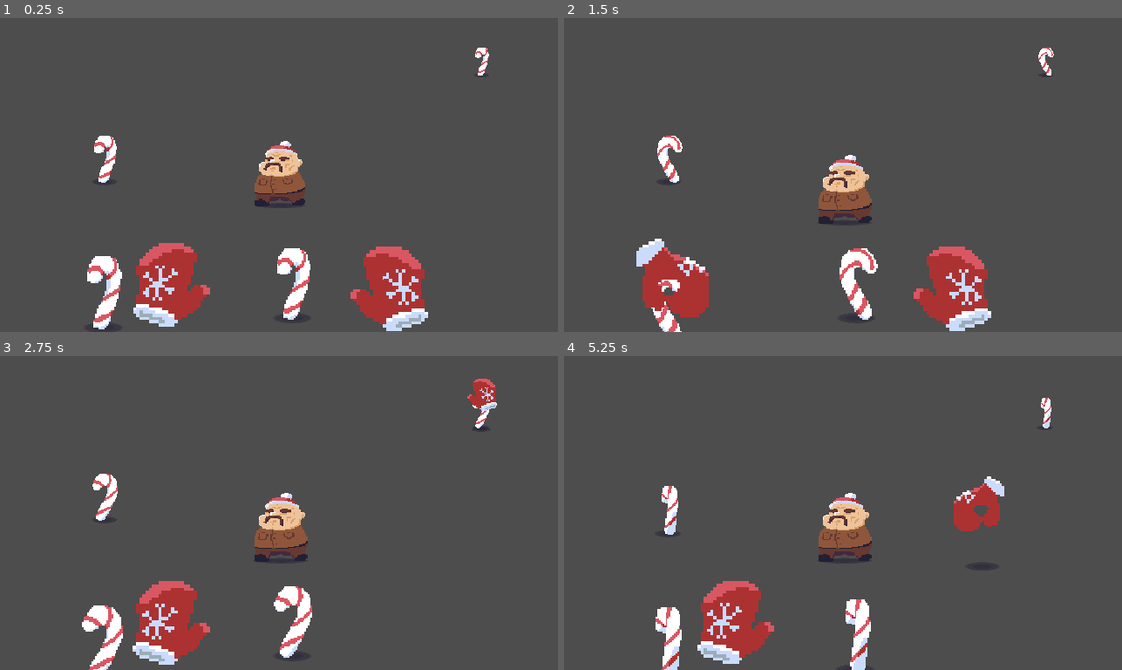
Above: before the commit, frames 1-4 (two rows, left to right).
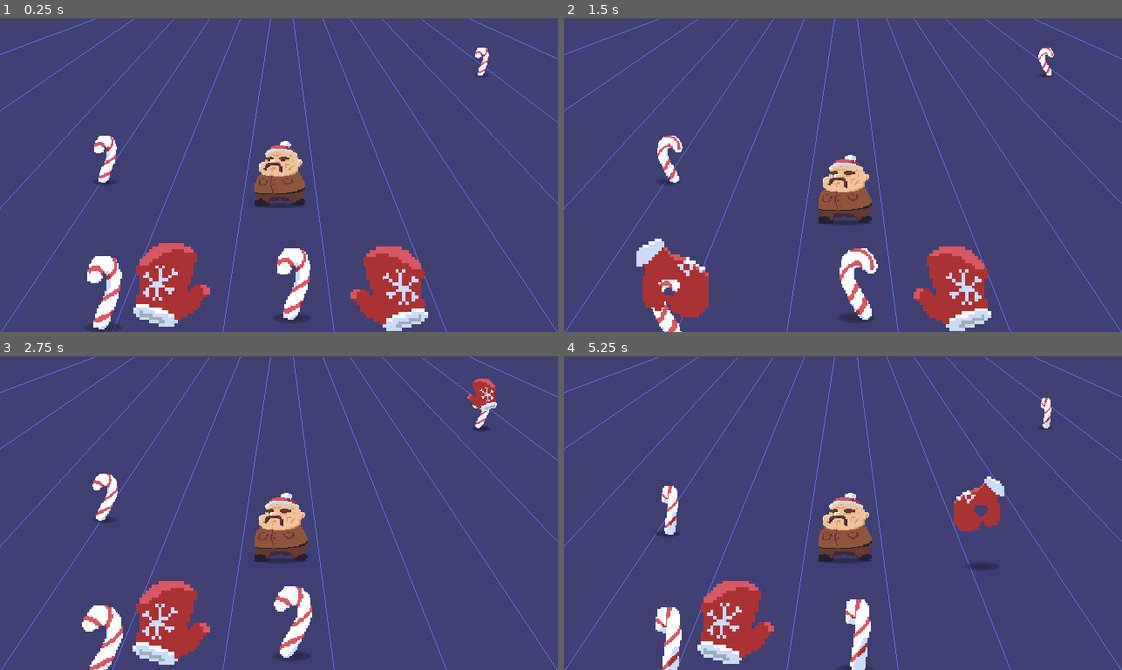
Above: after the commit, the same moments.

Repository: ryan-druffel/game-jam-dec-2024
Game: Godot game, scene res://world/world.tscn
Same seed, same stepped clock (60 frames per second), same inputs: the game is played once before the commit and once after it.
Inputs (mouse positions are in pixels of both pictures, inside the frame that each line leads up to):
- Up to frame 1 (0.25 s): no input
- Up to frame 2 (1.5 s): move the mouse to (843, 175) at 0.52 s; click (843, 175) at 0.67 s; move the mouse to (664, 291) at 1.27 s; click (664, 291) at 1.42 s
- Up to frame 3 (2.75 s): move the mouse to (479, 399) at 2.02 s; click (479, 399) at 2.17 s
- Up to frame 4 (5.25 s): move the mouse to (670, 497) at 2.77 s; click (670, 497) at 2.92 s; move the mouse to (854, 619) at 3.52 s; click (854, 619) at 3.67 s; move the mouse to (703, 513) at 4.27 s; click (703, 513) at 4.42 s; move the mouse to (982, 513) at 5.02 s; click (982, 513) at 5.17 s

The runs differ from the first frame. In frame 1, 91% of the frame differs, in the area x 0-100%, y 0-100%; in frame 2, 92%; in frame 3, 93%; in frame 4, 93%.

Commit message:
Added backdrop

Diff:
--- a/dumptruck-dave/world/world.tscn
+++ b/dumptruck-dave/world/world.tscn
@@ -1,9 +1,10 @@
-[gd_scene load_steps=5 format=3 uid="uid://uyvueydylfii"]
+[gd_scene load_steps=6 format=3 uid="uid://uyvueydylfii"]
 
 [ext_resource type="PackedScene" uid="uid://fegkcsa3fxis" path="res://characters/dave/dave.tscn" id="1_7qsgh"]
 [ext_resource type="Script" path="res://world/world.gd" id="1_r0pns"]
 [ext_resource type="PackedScene" uid="uid://cdnuqxadp4wx8" path="res://world/candy_cane/candy_cane.tscn" id="3_b3sne"]
 [ext_resource type="PackedScene" uid="uid://djxvvu8inqgyk" path="res://characters/player/player_hands.tscn" id="4_8www4"]
+[ext_resource type="Texture2D" uid="uid://d0ipws25jxlrv" path="res://world/TestBackdrop.png" id="5_0n8dg"]
 
 [node name="World" type="Node2D"]
 script = ExtResource("1_r0pns")
@@ -44,4 +45,9 @@
 visible = false
 position = Vector2(160, 0)
 
+[node name="Sprite2D" type="Sprite2D" parent="."]
+z_index = -200
+position = Vector2(0, 1)
+texture = ExtResource("5_0n8dg")
+
 [editable path="PlayerHands"]
Binary file added: dumptruck-dave/world/TestBackdrop.png
Not shown, added: dumptruck-dave/world/TestBackdrop.png.import
